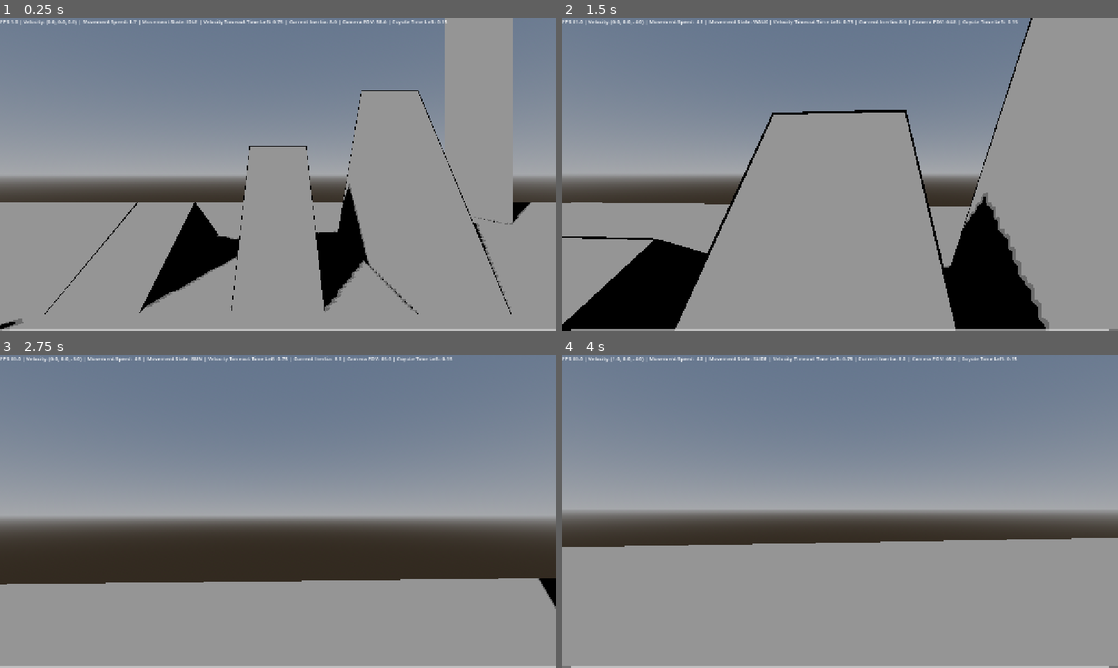
Above: before the commit, frames 1-4 (two rows, left to right).
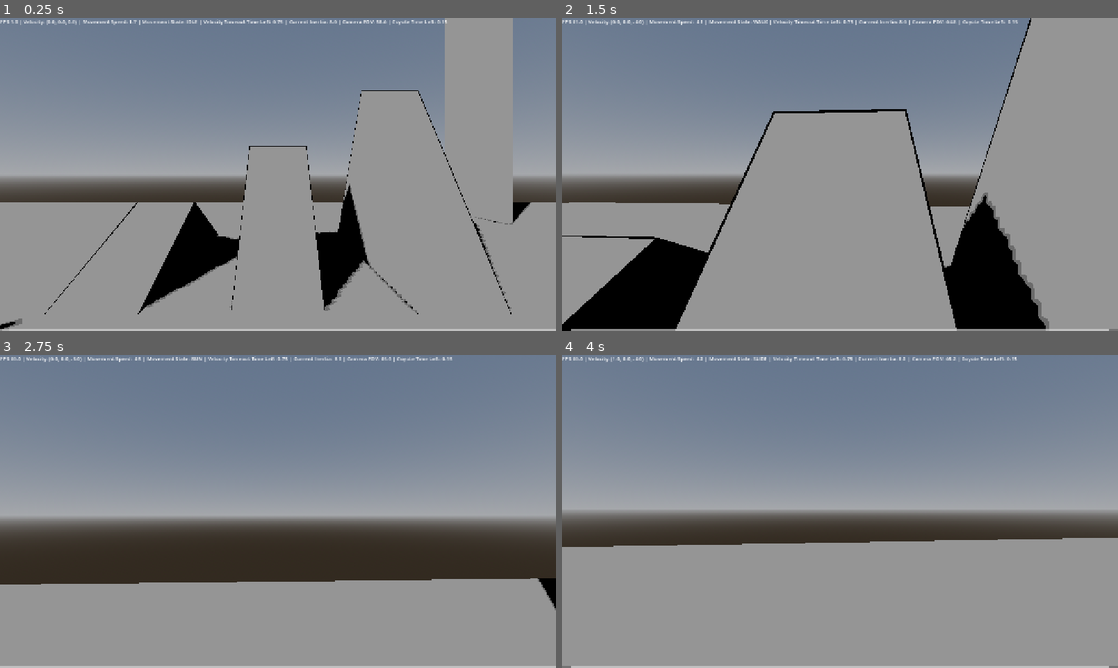
Above: after the commit, the same moments.

Repository: naxemis/multiplayer-fps
Game: Godot game, scene res://scenes/root/root.tscn
Two runs of this game, one before a commit and one after it. Both use one fixed random seed, a clock stepped at 60 frames per second and the inputs below.
Inputs (mouse positions are in pixels of both pictures, inside the frame that each line leads up to):
- Up to frame 1 (0.25 s): no input
- Up to frame 2 (1.5 s): move the mouse to (867, 174) at 0.52 s; hold C (slide) 0.53-1.28 s; hold W (forward) from 0.53 s (still down); tap Ctrl (change_wall_jump_direction) at 0.77 s; move the mouse to (812, 174) at 1.27 s; tap Middle mouse button (free_look) at 1.35 s
- Up to frame 3 (2.75 s): keep holding W (forward); tap Ctrl (change_wall_jump_direction) at 1.52 s; tap C (slide) at 1.55, 2.3 s; move the mouse to (289, 505) at 2.02 s; hold Shift (run) from 2.03 s (still down)
- Up to frame 4 (4 s): keep holding W (forward); move the mouse to (834, 517) at 2.77 s; release Shift (run) at 2.78 s; tap C (slide) at 2.85 s; tap Ctrl (change_wall_jump_direction) at 3.02, 3.77 s; move the mouse to (878, 514) at 3.52 s; hold C (slide) from 3.53 s (still down)

The runs differ from the first frame. In frame 1, 0.3% of the frame differs, in the area x 0-96%, y 24-100%; in frame 2, 0.7%, in the area x 0-88%, y 0-100%; in frame 3, 0.1%; in frame 4, less than 0.1%.

Commit message:
fix(player): movements speed on slopes

Diff:
--- a/scripts/player/player.gd
+++ b/scripts/player/player.gd
@@ -78,7 +78,7 @@
 @export var max_slide_speed: float = 2.5
 
 @export var slide_buff_multiplier: float = 0.15 # multiplies (after adding slope_interference) slide buff from floor_speed
-@export var slope_interference_factor: float = 0.85 # how much slope interference will actually work on calculating slide buff
+@export var slope_interference_factor: float = 0.5 # how much slope interference will actually work on calculating slide buff
 
 @export var slide_run_decrease: float = 0.05 # decrease when switching to running
 @export var slide_walk_decrease: float = 2.5 # decrease when switching to walking
@@ -345,12 +345,10 @@
 
 	current_movement_logic.call()
 
-	#TODO: Fix movements speed on slopes
-
 	var floor_speed: float = crouch_speed + current_walk_speed + run_speed
 	var speed_before_inertia: float = floor_speed + slide_speed
 
-	movement_speed = lerpf(movement_speed, speed_before_inertia, speed_inertia * delta)
+	movement_speed = lerpf(movement_speed, speed_before_inertia, 1.0 - exp(-speed_inertia * delta))
 
 	_gravity(delta)
 	movement_velocity()
